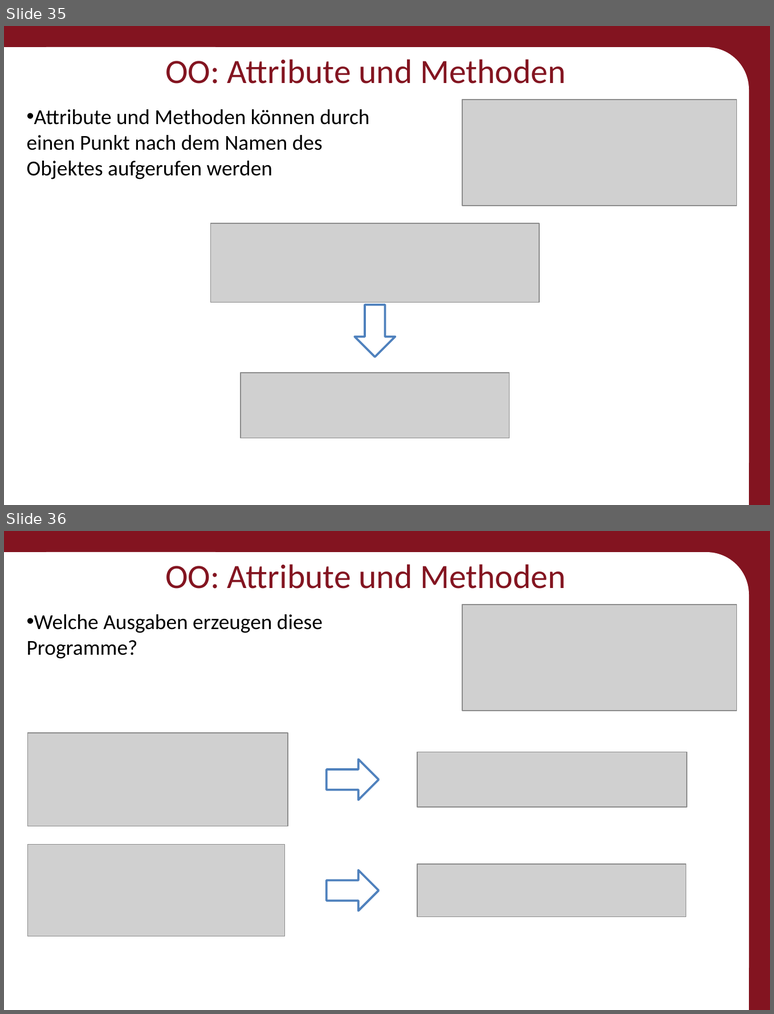
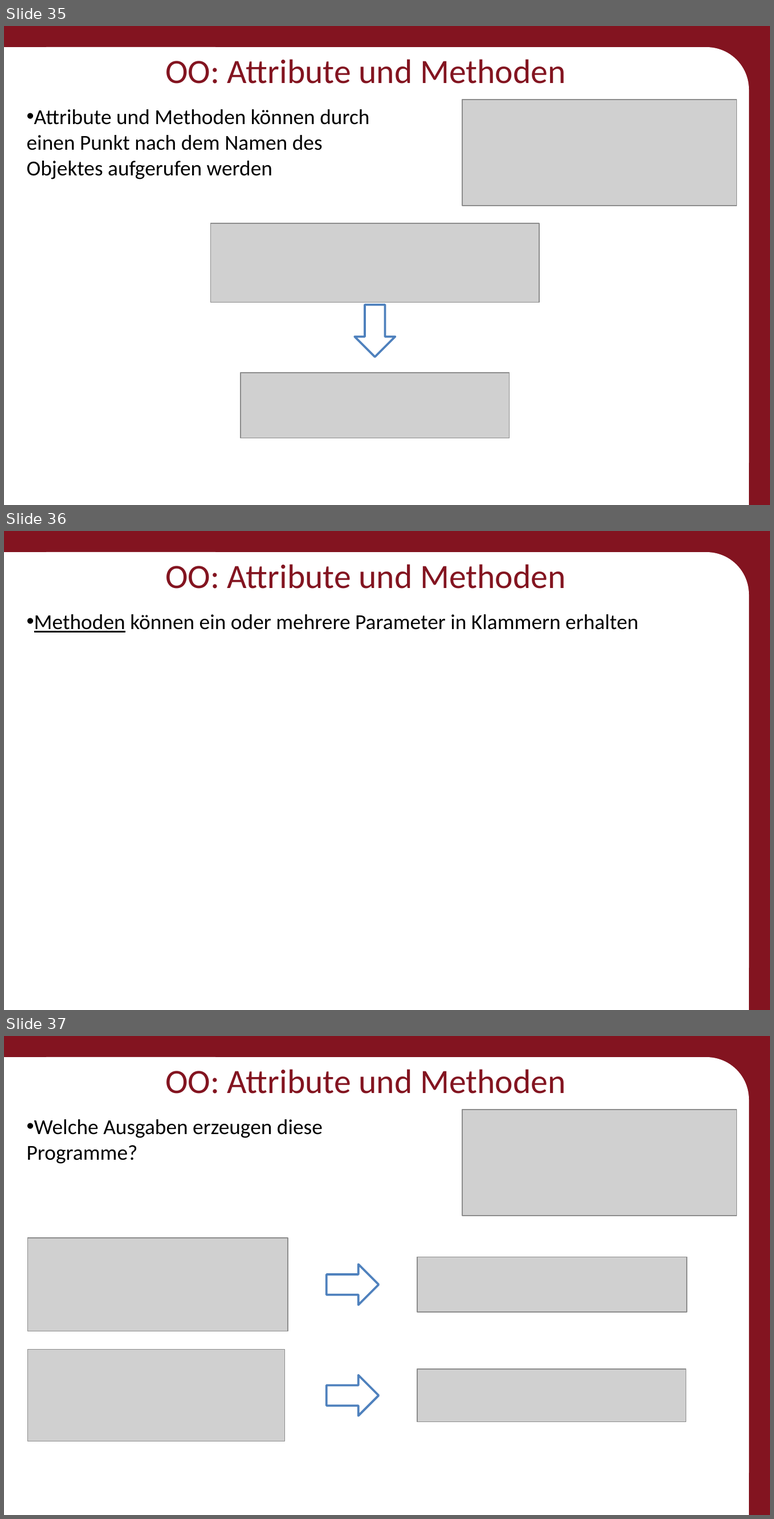
Before and after one commit to Roboscope/java-with-nao, a slide deck: Präsentationen/Anfänger - Java mit NAO.pptx. Shown one above the other, each under a label of ours: slides 35 and 36 before the commit, slides 35, 36 and 37 after it. The pictures are 774x1014 and 774x1519 pixels, drawn with LibreOffice and Linux fonts; fonts in the diff are those of the drawing; grey boxes stand for pictures; background and template pictures are left out. Boxes give left, top, right and bottom in pixels: in the first picture for what was removed or moved away, otherwise in the second. Text is boxed around its words. In the diff, an @@ line names an element or a change of style, - is before the commit and + after.

```diff
--- a/Präsentationen/Anfänger - Java mit NAO.pptx
+++ b/Präsentationen/Anfänger - Java mit NAO.pptx
@@ slide 36 added at <box>4,531,770,1010</box>, background #831420; not listed: 3 template elements that a slide beside it also shows @@
@@ title added at <box>165,564,566,589</box>, 32 pt, text #831420 @@
+OO: Attribute und Methoden
@@ text added at <box>34,614,638,632</box>, 20 pt, text #000000 @@
+• Methoden können ein oder mehrere Parameter in Klammern erhalten
@@ what was slide 36 is now slide 37 @@
```
Also in this commit, not shown: 10 slides changed, 7 other files.
